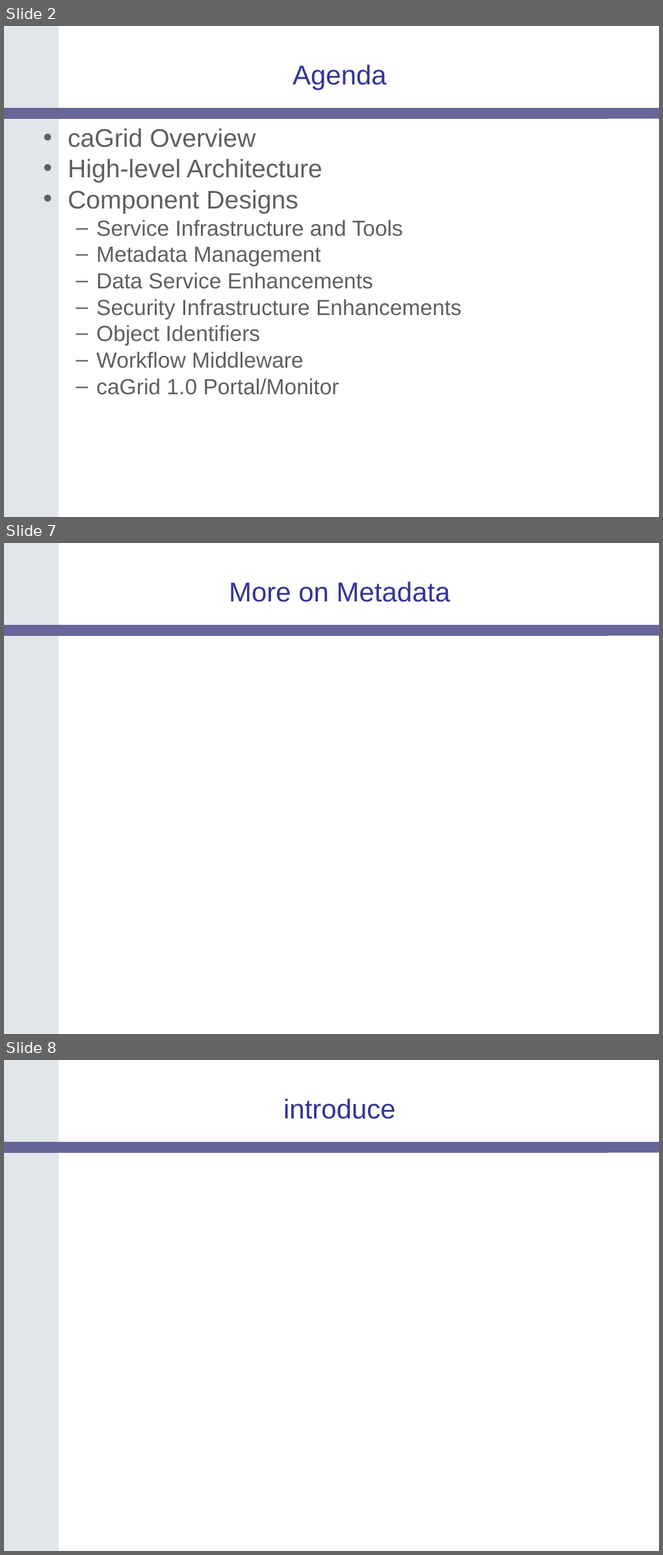
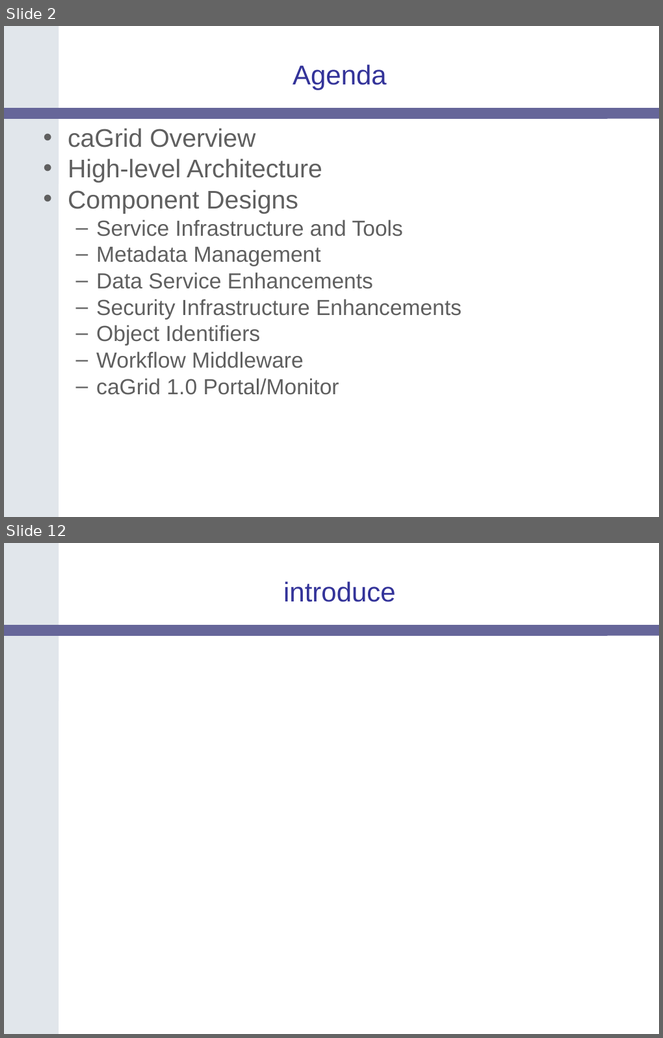
Before and after one commit to NCIP/cagrid-docs, a slide deck: presentations/200604_AnnualMeeting/caGrid-1.0-Architecture_caBIG-Annual-Meeting06.ppt. Shown one above the other, each under a label of ours: slides 2, 7 and 8 before the commit, slides 2 and 12 after it; the slides between them are not shown. The pictures are 663x1555 and 663x1038 pixels, drawn with LibreOffice and Linux fonts; fonts in the diff are those of the drawing; background and template pictures are left out. Boxes give left, top, right and bottom in pixels: in the first picture for what was removed or moved away, otherwise in the second. Text is boxed around its words. In the diff, an @@ line names an element or a change of style, - is before the commit and + after.

```diff
--- a/presentations/200604_AnnualMeeting/caGrid-1.0-Architecture_caBIG-Annual-Meeting06.ppt
+++ b/presentations/200604_AnnualMeeting/caGrid-1.0-Architecture_caBIG-Annual-Meeting06.ppt
@@ slide 7 removed at bbox=[4, 543, 659, 1034], background #FFFFFF; not listed: 2 template elements that a slide beside it also shows @@
@@ title removed at bbox=[229, 581, 451, 602] @@
-More on Metadata
@@ what was slide 8 is now slide 12 @@
```
Also in this commit, not shown: 4 slides changed, 9 slides added.
